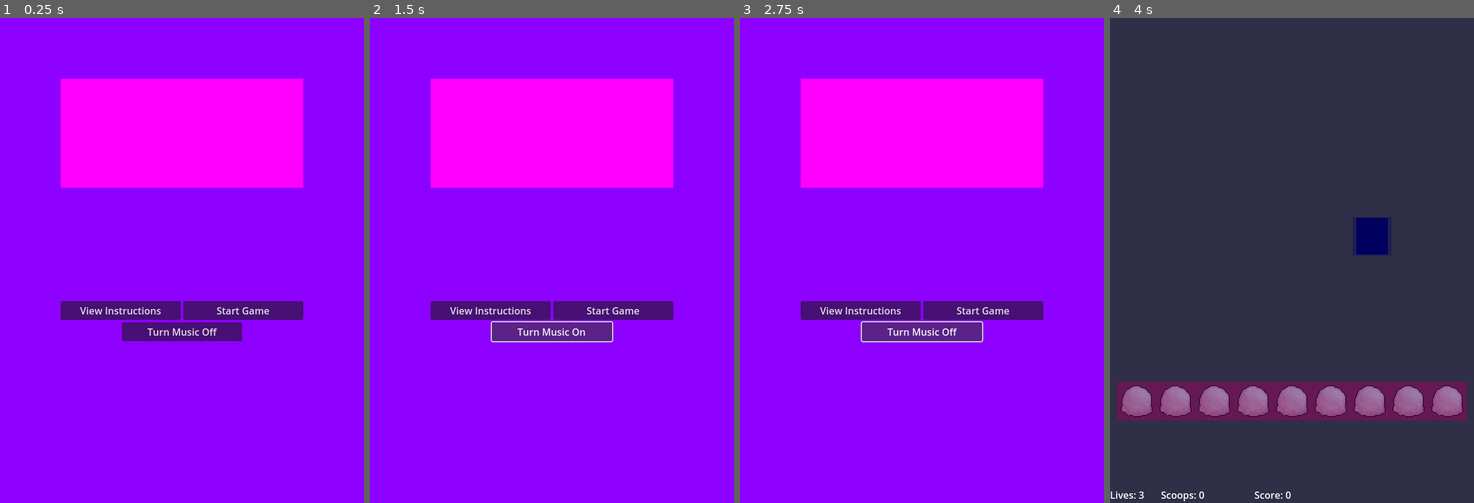
Above: before the commit, frames 1-4 (left to right).
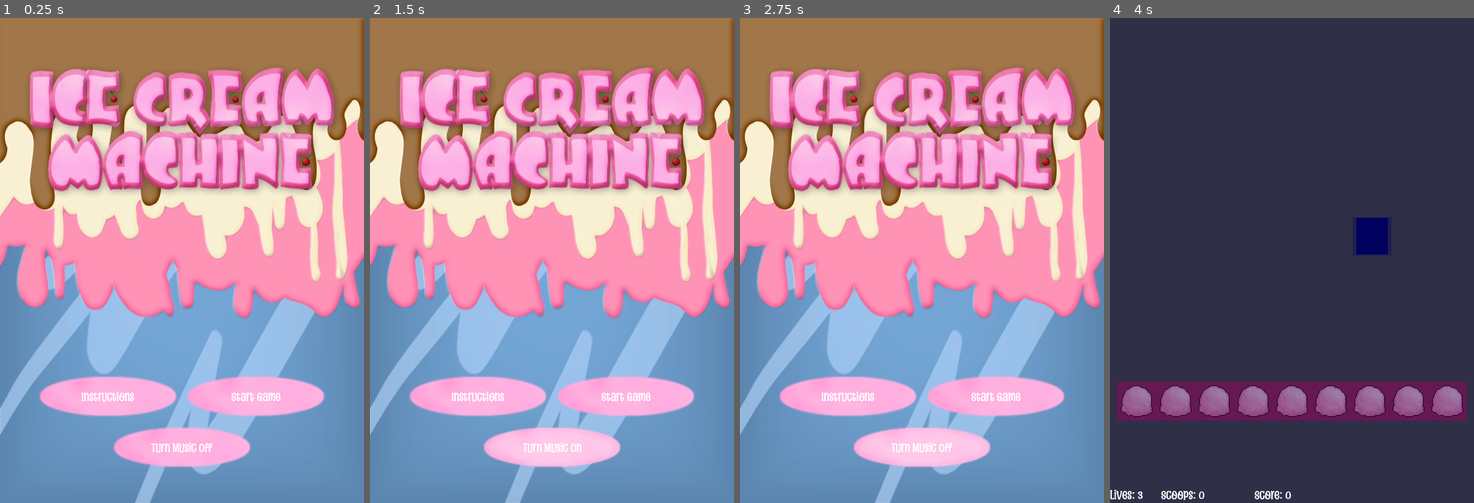
Above: after the commit, the same moments.

Repository: pjpollina/neo-icecream
Game: Godot game, scene res://game_objects/main_menu.tscn
Two runs of this game, one before a commit and one after it. Both use one fixed random seed, a clock stepped at 60 frames per second and the inputs below. Sound files missing from this copy of the repository are replaced by a short silence.
Inputs (mouse positions are in pixels of both pictures, inside the frame that each line leads up to):
- Up to frame 1 (0.25 s): no input
- Up to frame 2 (1.5 s): click "View Instructions" (after the commit: "Instructions") at 0.5 s; click "Turn Music Off" at 1.25 s
- Up to frame 3 (2.75 s): click "Turn Music On" at 2 s
- Up to frame 4 (4 s): click "Start Game" at 2.75 s; move the mouse to (1372, 236) at 3.52 s; click (1372, 236) at 3.67 s

The runs differ from the first frame. In frame 1, 100% of the frame differs, in the area x 0-100%, y 0-100%; in frame 2, 100%; in frame 3, 100%; in frame 4, 0.3%.

Commit message:
Added font and title screen assets

Diff:
--- a/game_objects/main_menu.gd
+++ b/game_objects/main_menu.gd
@@ -14,4 +14,4 @@
   Audio.play_sfx("ui_hover")
 
 func update_music_button_text() -> void:
-  $Buttons/ToggleMusic.text = "Turn Music %s" % ("Off" if Audio.music_enabled else "On")
+  $ToggleMusic/Label.text = "Turn Music %s" % ("Off" if Audio.music_enabled else "On")
--- a/game_objects/main_menu.tscn
+++ b/game_objects/main_menu.tscn
@@ -1,10 +1,9 @@
-[gd_scene load_steps=4 format=3 uid="uid://dcpxabh43r6eh"]
+[gd_scene load_steps=5 format=3 uid="uid://dcpxabh43r6eh"]
 
 [ext_resource type="Script" path="res://game_objects/main_menu.gd" id="1_bqkwv"]
-
-[sub_resource type="PlaceholderTexture2D" id="PlaceholderTexture2D_ahiwi"]
-
-[sub_resource type="PlaceholderTexture2D" id="PlaceholderTexture2D_2ix04"]
+[ext_resource type="Texture2D" uid="uid://cewucqk6c6k56" path="res://assets/gui/title_screen.webp" id="2_otg5g"]
+[ext_resource type="Texture2D" uid="uid://i75yrb5s2rsi" path="res://assets/gui/button_normal.webp" id="3_rmret"]
+[ext_resource type="Texture2D" uid="uid://dy2qdremror8" path="res://assets/gui/button_hover.webp" id="4_fceou"]
 
 [node name="MainMenu" type="Control"]
 layout_mode = 3
@@ -16,64 +15,98 @@
 script = ExtResource("1_bqkwv")
 
 [node name="Background" type="TextureRect" parent="."]
-self_modulate = Color(0.556863, 0.396078, 1, 1)
 layout_mode = 1
 anchors_preset = 15
 anchor_right = 1.0
 anchor_bottom = 1.0
 grow_horizontal = 2
 grow_vertical = 2
-texture = SubResource("PlaceholderTexture2D_ahiwi")
+texture = ExtResource("2_otg5g")
 
-[node name="Title" type="TextureRect" parent="."]
-layout_mode = 1
-anchors_preset = 5
-anchor_left = 0.5
-anchor_right = 0.5
-offset_left = -200.0
-offset_top = 100.0
-offset_right = 200.0
-offset_bottom = 280.0
-grow_horizontal = 2
-texture = SubResource("PlaceholderTexture2D_2ix04")
+[node name="Instructions" type="TextureButton" parent="."]
+layout_mode = 2
+offset_left = 58.0
+offset_top = 584.0
+offset_right = 298.0
+offset_bottom = 664.0
+size_flags_horizontal = 0
+texture_normal = ExtResource("3_rmret")
+texture_hover = ExtResource("4_fceou")
 
-[node name="Buttons" type="VBoxContainer" parent="."]
+[node name="Label" type="Label" parent="Instructions"]
 layout_mode = 1
 anchors_preset = 8
 anchor_left = 0.5
 anchor_top = 0.5
 anchor_right = 0.5
 anchor_bottom = 0.5
-offset_left = -200.0
-offset_right = 200.0
-offset_bottom = 200.0
+offset_left = -20.0
+offset_top = -11.5
+offset_right = 20.0
+offset_bottom = 11.5
 grow_horizontal = 2
 grow_vertical = 2
-alignment = 1
+text = "Instructions"
+horizontal_alignment = 1
+vertical_alignment = 1
 
-[node name="TopRow" type="HBoxContainer" parent="Buttons"]
+[node name="StartGame" type="TextureButton" parent="."]
 layout_mode = 2
-alignment = 1
+offset_left = 302.0
+offset_top = 584.0
+offset_right = 542.0
+offset_bottom = 664.0
+size_flags_horizontal = 10
+texture_normal = ExtResource("3_rmret")
+texture_hover = ExtResource("4_fceou")
 
-[node name="Instructions" type="Button" parent="Buttons/TopRow"]
+[node name="Label" type="Label" parent="StartGame"]
+layout_mode = 1
+anchors_preset = 8
+anchor_left = 0.5
+anchor_top = 0.5
+anchor_right = 0.5
+anchor_bottom = 0.5
+offset_left = -20.0
+offset_top = -11.5
+offset_right = 20.0
+offset_bottom = 11.5
+grow_horizontal = 2
+grow_vertical = 2
+text = "Start Game"
+horizontal_alignment = 1
+vertical_alignment = 1
+
+[node name="ToggleMusic" type="TextureButton" parent="."]
 layout_mode = 2
-size_flags_horizontal = 3
-text = "View Instructions"
+offset_left = 180.0
+offset_top = 668.0
+offset_right = 420.0
+offset_bottom = 748.0
+size_flags_horizontal = 4
+texture_normal = ExtResource("3_rmret")
+texture_hover = ExtResource("4_fceou")
 
-[node name="StartGame" type="Button" parent="Buttons/TopRow"]
-layout_mode = 2
-size_flags_horizontal = 3
-text = "Start Game"
+[node name="Label" type="Label" parent="ToggleMusic"]
+layout_mode = 1
+anchors_preset = 8
+anchor_left = 0.5
+anchor_top = 0.5
+anchor_right = 0.5
+anchor_bottom = 0.5
+offset_left = -20.0
+offset_top = -11.5
+offset_right = 20.0
+offset_bottom = 11.5
+grow_horizontal = 2
+grow_vertical = 2
+text = "Turn Music Off"
+horizontal_alignment = 1
+vertical_alignment = 1
 
-[node name="ToggleMusic" type="Button" parent="Buttons"]
-custom_minimum_size = Vector2(198, 0)
-layout_mode = 2
-size_flags_horizontal = 4
-text = "Turn Music Off"
-
-[connection signal="mouse_entered" from="Buttons/TopRow/Instructions" to="." method="_on_mouse_entered_button"]
-[connection signal="pressed" from="Buttons/TopRow/Instructions" to="." method="_on_instructions_pressed"]
-[connection signal="mouse_entered" from="Buttons/TopRow/StartGame" to="." method="_on_mouse_entered_button"]
-[connection signal="pressed" from="Buttons/TopRow/StartGame" to="." method="_on_start_game_pressed"]
-[connection signal="mouse_entered" from="Buttons/ToggleMusic" to="." method="_on_mouse_entered_button"]
-[connection signal="pressed" from="Buttons/ToggleMusic" to="." method="_on_toggle_music_pressed"]
+[connection signal="mouse_entered" from="Instructions" to="." method="_on_mouse_entered_button"]
+[connection signal="pressed" from="Instructions" to="." method="_on_instructions_pressed"]
+[connection signal="mouse_entered" from="StartGame" to="." method="_on_mouse_entered_button"]
+[connection signal="pressed" from="StartGame" to="." method="_on_start_game_pressed"]
+[connection signal="mouse_entered" from="ToggleMusic" to="." method="_on_mouse_entered_button"]
+[connection signal="pressed" from="ToggleMusic" to="." method="_on_toggle_music_pressed"]
--- a/project.godot
+++ b/project.godot
@@ -41,6 +41,10 @@
 
 movie_writer/movie_file="C:/Users/PJ/Videos/Godot/icm.avi"
 
+[gui]
+
+theme/custom_font="res://assets/fonts/BarelyEnoughRegular.ttf"
+
 [input_devices]
 
 pen_tablet/driver.windows="winink"
Binary file added: assets/fonts/BarelyEnoughRegular.ttf
Binary file added: assets/gui/button_hover.webp
Binary file added: assets/gui/button_normal.webp
Binary file added: assets/gui/title_screen.webp
